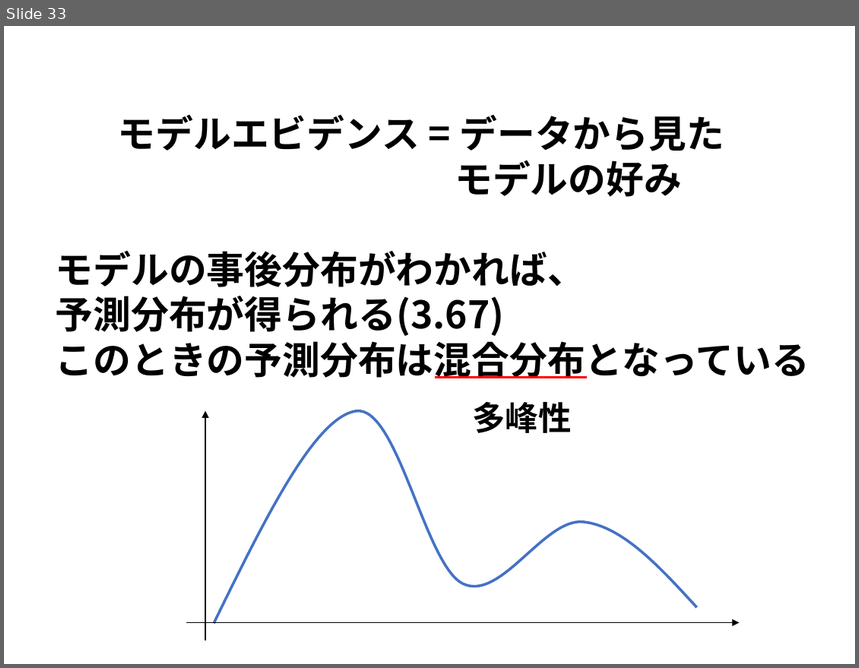
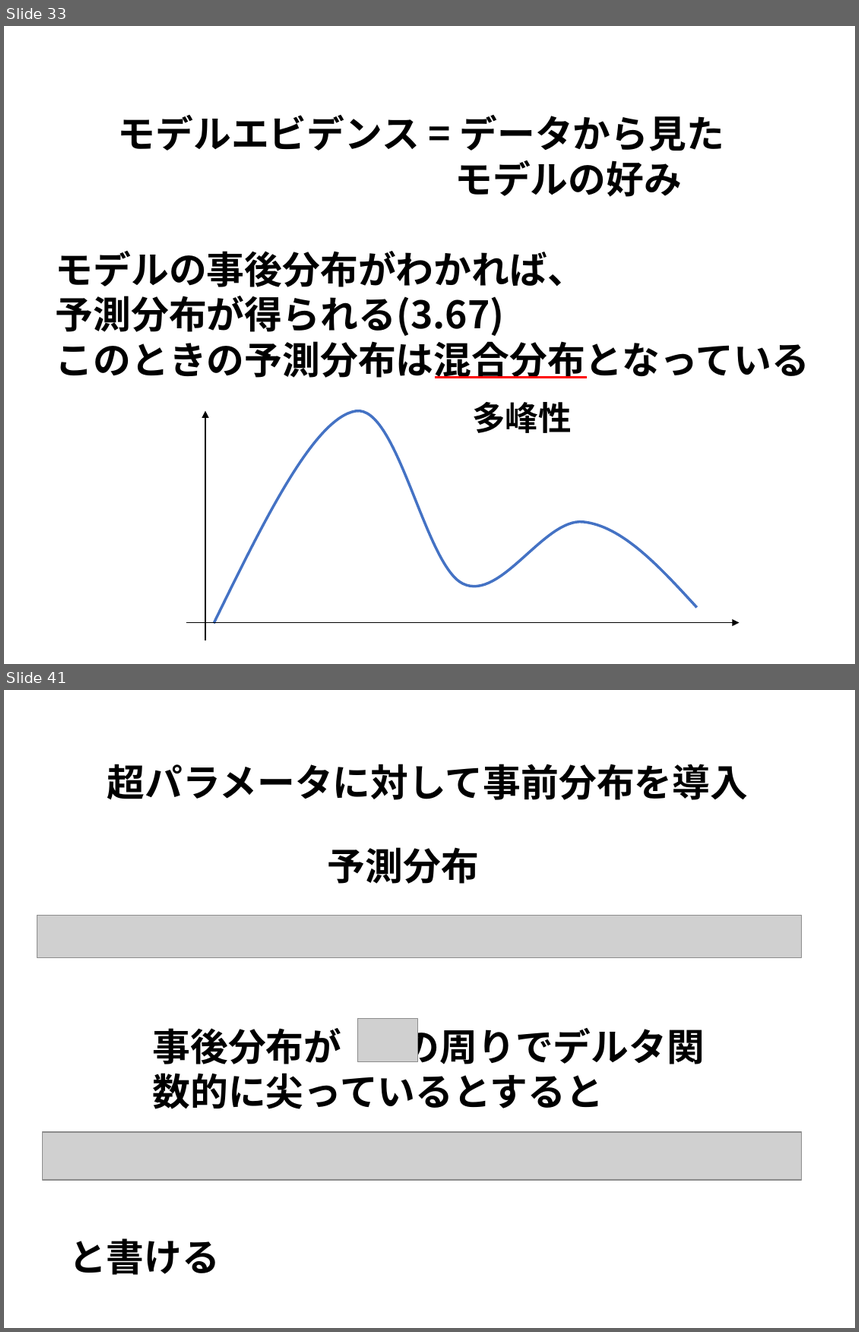
Before and after one commit to j-i-k-o/PRMLSeminar, a slide deck: 3章/PRML3章.pptx. Shown one above the other, each under a label of ours: slide 33 before the commit, slides 33 and 41 after it; the slides between them are not shown. The pictures are 859x668 and 859x1332 pixels, drawn with LibreOffice and Linux fonts; fonts in the diff are those of the drawing; grey boxes stand for pictures. Boxes give left, top, right and bottom in pixels: in the first picture for what was removed or moved away, otherwise in the second. Text is boxed around its words. In the diff, an @@ line names an element or a change of style, - is before the commit and + after.

```diff
--- a/3章/PRML3章.pptx
+++ b/3章/PRML3章.pptx
@@ slide 41 added at (4, 690, 855, 1328), background #FFFFFF @@
@@ text added at (107, 764, 749, 800), 32 pt, text #000000, bold @@
+超パラメータに対して事前分布を導入
@@ text added at (328, 847, 479, 884), 32 pt, text #000000, bold @@
+予測分布
@@ picture added at (37, 916, 801, 958) @@
@@ text added at (153, 1022, 705, 1110), 32 pt, text #000000, bold @@
+事後分布が の周りでデルタ関数的に尖っているとすると
@@ picture added at (357, 1018, 417, 1062) @@
@@ picture added at (42, 1132, 801, 1180) @@
@@ text added at (69, 1239, 220, 1275), 32 pt, text #000000, bold @@
+と書ける
```
Also in this commit, not shown: 15 other slides added, 1 slide removed, 2 other files.
